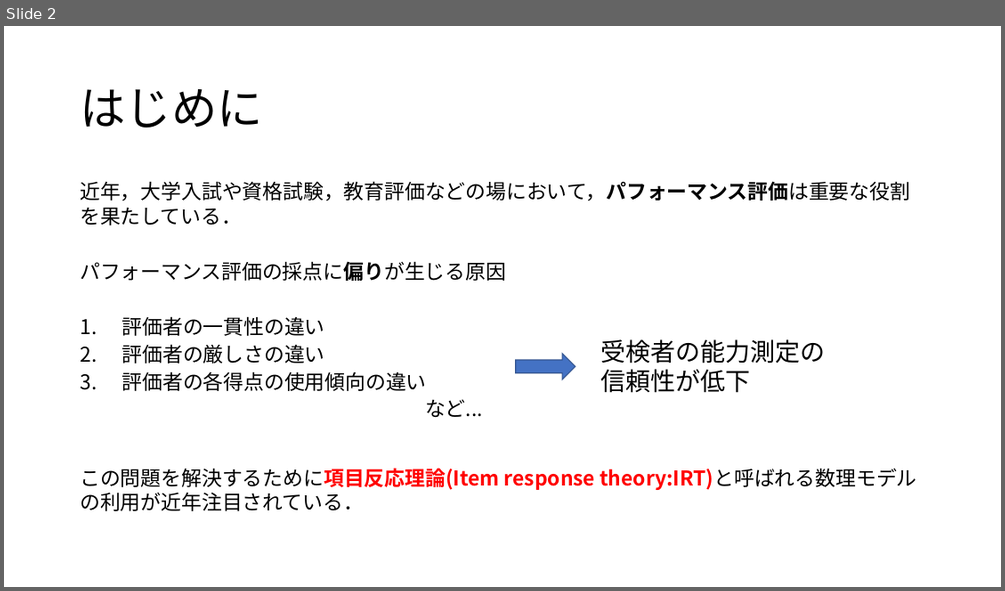
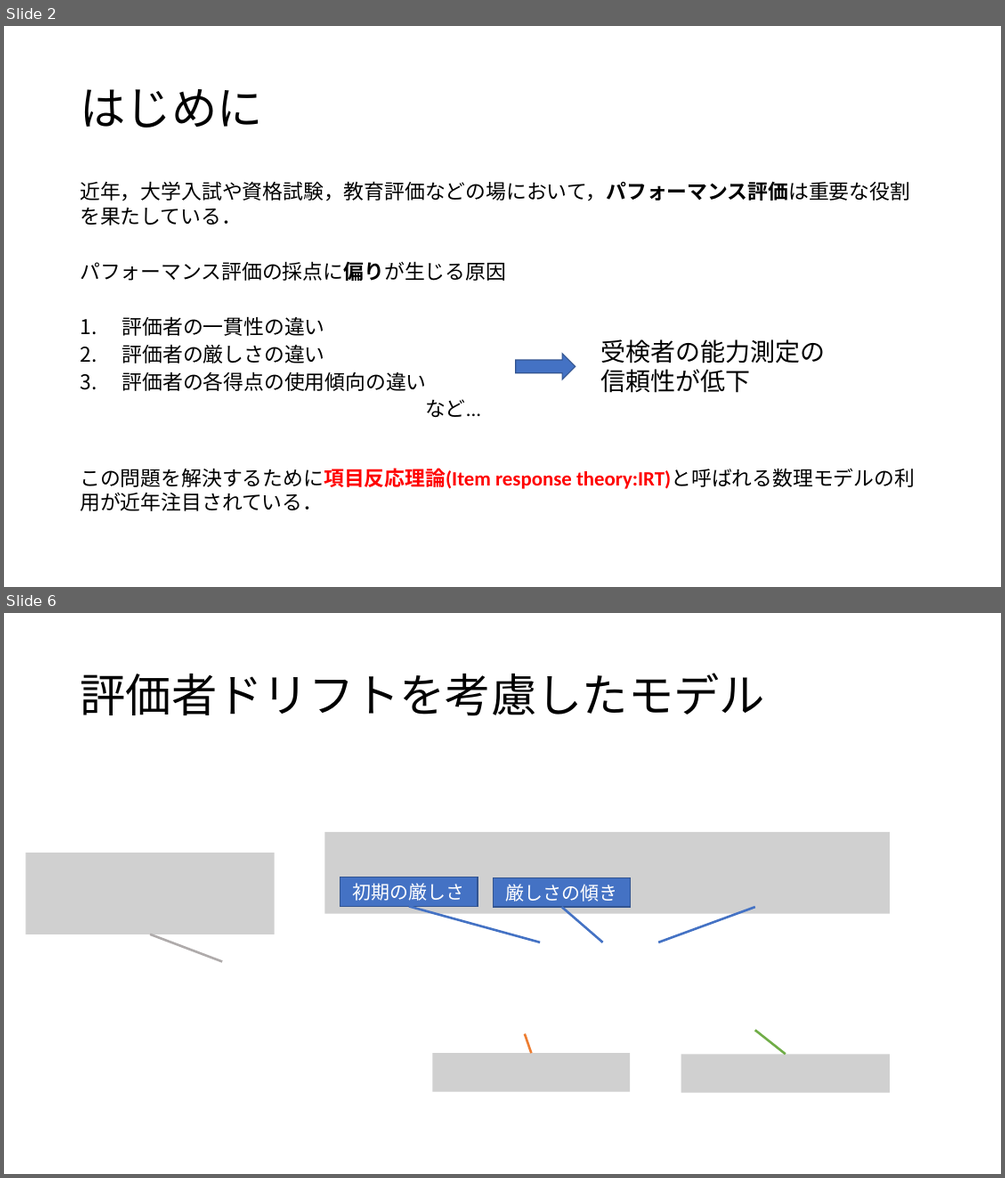
Before and after one commit to Mayu925/lab, a slide deck: chukan/発表スライド.pptx. Shown one above the other, each under a label of ours: slide 2 before the commit, slides 2 and 6 after it; the slides between them are not shown. The pictures are 1005x591 and 1005x1178 pixels, drawn with LibreOffice and Linux fonts; fonts in the diff are those of the drawing; grey boxes stand for pictures. Boxes give left, top, right and bottom in pixels: in the first picture for what was removed or moved away, otherwise in the second. Text is boxed around its words. In the diff, an @@ line names an element or a change of style, - is before the commit and + after.

```diff
--- a/chukan/発表スライド.pptx
+++ b/chukan/発表スライド.pptx
@@ slide 6 added at (4,613,1001,1174), background #FFFFFF @@
@@ title added at (80,673,765,716), 44 pt, text #000000 @@
+評価者ドリフトを考慮したモデル
@@ picture added at (25,852,274,933) @@
@@ group added at (324,832,890,914): 2 pictures, 2 rectangles @@
+初期の厳しさ
+厳しさの傾き
@@ line added from (409, 906) to (540, 942), #4472C4 2.25 pt @@
@@ line added from (562, 907) to (603, 942), #4472C4 2.25 pt @@
@@ line added from (755, 907) to (658, 942), #4472C4 2.25 pt @@
@@ line added from (150, 934) to (222, 962), #AFABAB 2.25 pt @@
@@ line added from (531, 1053) to (525, 1034), #ED7D31 2.25 pt @@
@@ line added from (755, 1030) to (785, 1054), #70AD47 2.25 pt @@
@@ picture added at (432,1053,630,1092) @@
@@ picture added at (680,1054,890,1093) @@
@@ slide 2 changed as well @@
@@ text "近年，大学入試や資格試験，教育評価などの場において，パフォーマンス評価は重要な役割を果たしている．" at (80,181,914,511): font Noto Sans CJK JP to Calibri @@
```
Also in this commit, not shown: 7 other slides changed, 15 other slides added, 4 slides removed, 2 other files.
